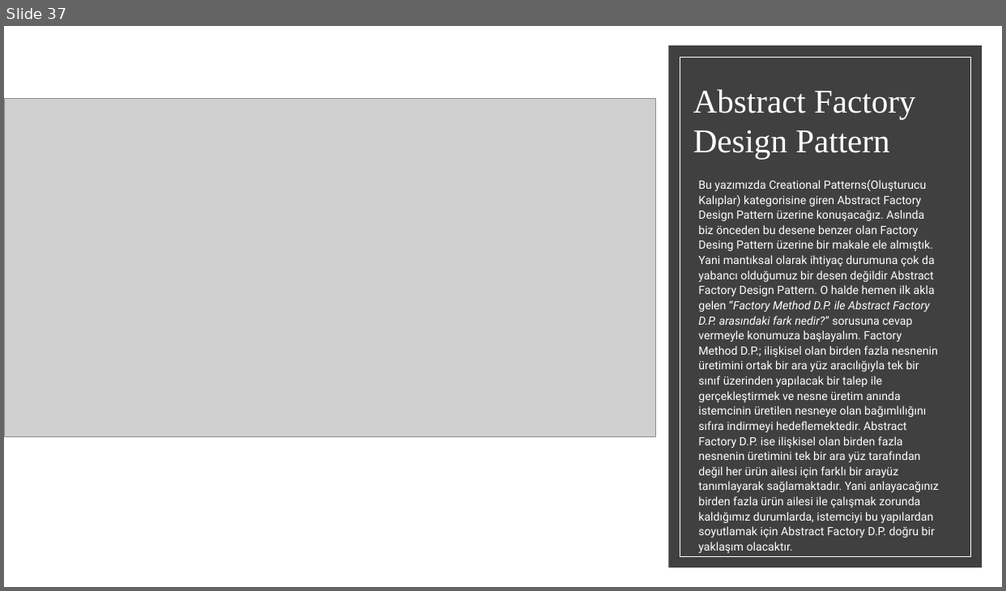
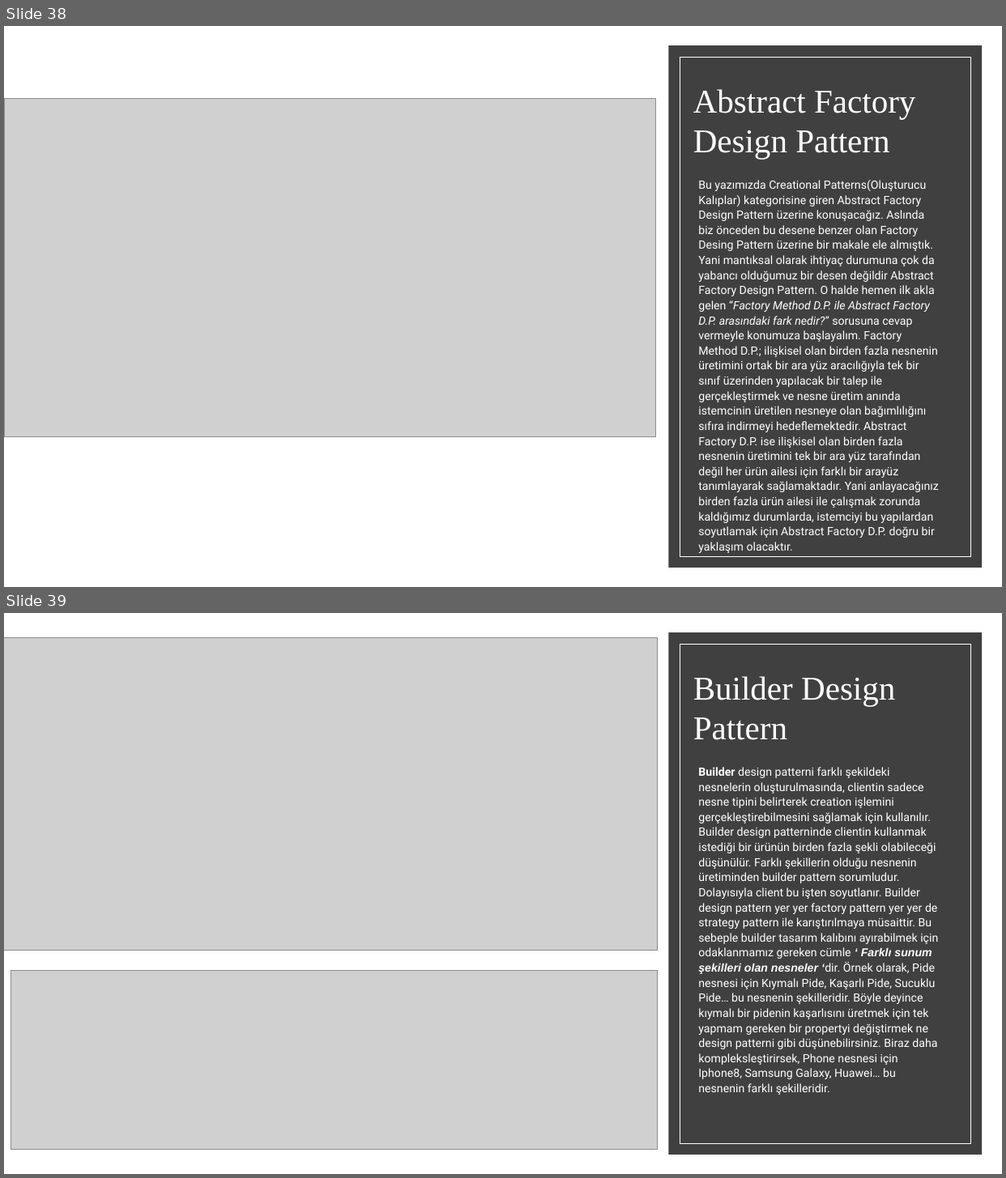
Before and after one commit to bnymnclskn01/BEM-Egitim, a slide deck: Bilişim eğitim merkezi.pptx. Shown one above the other, each under a label of ours: slide 37 before the commit, slides 38 and 39 after it. The pictures are 1006x591 and 1006x1178 pixels, drawn with LibreOffice and Linux fonts; fonts in the diff are those of the drawing; grey boxes stand for pictures. Boxes give left, top, right and bottom in pixels: in the first picture for what was removed or moved away, otherwise in the second. Text is boxed around its words. In the diff, an @@ line names an element or a change of style, - is before the commit and + after.

```diff
--- a/Bilişim eğitim merkezi.pptx
+++ b/Bilişim eğitim merkezi.pptx
@@ slide 39 added at (4,613,1002,1174), background #FFFFFF; not listed: 2 template elements that a slide beside it also shows @@
@@ picture added at (4,637,658,951) @@
@@ title added at (693,676,895,740), 32 pt, text #FFFFFF @@
+Builder Design Pattern
@@ text added at (698,767,938,1095), 11 pt, text #FFFFFF @@
+Builder design patterni farklı şekildeki nesnelerin oluşturulmasında, clientin sadece nesne tipini belirterek creation işlemini gerçekleştirebilmesini sağlamak için kullanılır. Builder design patterninde clientin kullanmak istediği bir ürünün birden fazla şekli olabileceği düşünülür. Farklı şekillerin olduğu nesnenin üretiminden builder pattern sorumludur. Dolayısıyla client bu işten soyutlanır. Builder design pattern yer yer factory pattern yer yer de strategy pattern ile karıştırılmaya müsaittir. Bu sebeple builder tasarım kalıbını ayırabilmek için odaklanmamız gereken cümle ‘ Farklı sunum şekilleri olan nesneler ‘dir. Örnek olarak, Pide nesnesi için Kıymalı Pide, Kaşarlı Pide, Sucuklu Pide… bu nesnenin şekilleridir. Böyle deyince kıymalı bir pidenin kaşarlısını üretmek için tek yapmam gereken bir propertyi değiştirmek ne design patterni gibi düşünebilirsiniz. Biraz daha kompleksleştirirsek, Phone nesnesi için Iphone8, Samsung Galaxy, Huawei… bu nesnenin farklı şekilleridir.
@@ picture added at (10,971,658,1150) @@
@@ what was slide 37 is now slide 38 @@
```
Also in this commit, not shown: 11 other slides added, 1 slide removed.
